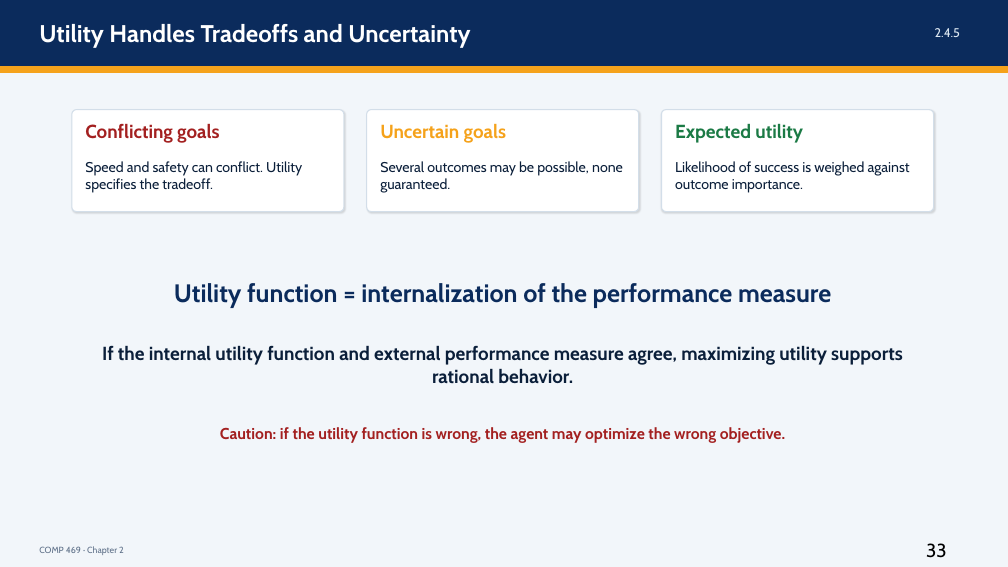
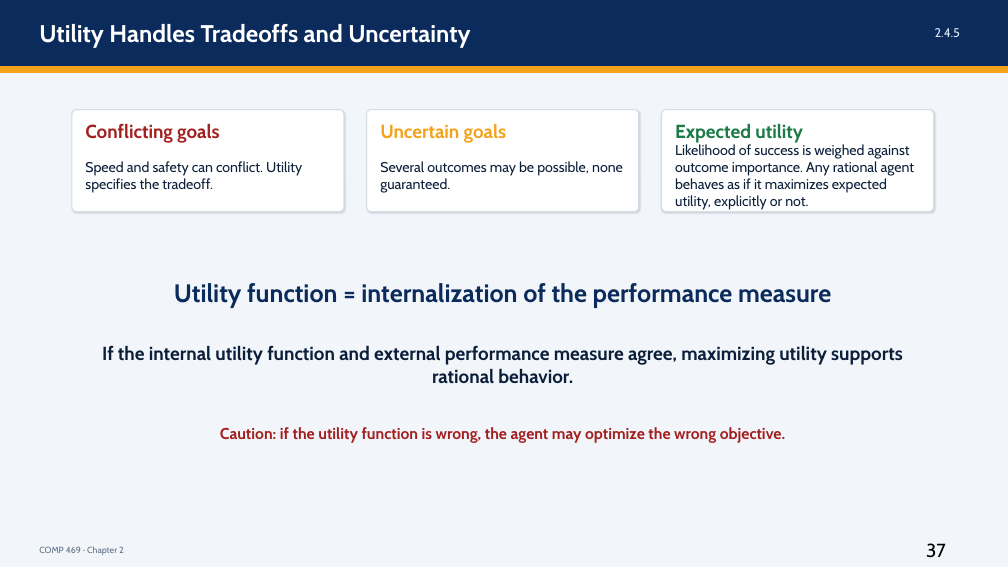
Before and after one commit to DrNatas/Comp_469, a slide deck: slide 37 of Fall 2026/L02 - Intelligent Agents/Chapter 2 - Intelligent Agents.pptx. Drawn at 1008x567 pixels with LibreOffice and Linux fonts; fonts in the diff are those of the drawing. Boxes give left, top, right and bottom in pixels: in the first picture for what was removed or moved away, otherwise in the second. Text is boxed around its words. In the diff, an @@ line names an element or a change of style, - is before the commit and + after.

```diff
--- a/Fall 2026/L02 - Intelligent Agents/Chapter 2 - Intelligent Agents.pptx
+++ b/Fall 2026/L02 - Intelligent Agents/Chapter 2 - Intelligent Agents.pptx
@@ text at <box>675,144,915,210</box>: text changed @@
-Likelihood of success is weighed against outcome importance.
+Likelihood of success is weighed against outcome importance. Any rational agent behaves as if it maximizes expected utility, explicitly or not.
@@ text at <box>926,543,946,558</box>: text changed @@
-33
+37
```
Also in this commit, not shown: 37 other slides changed, 2 other files.
